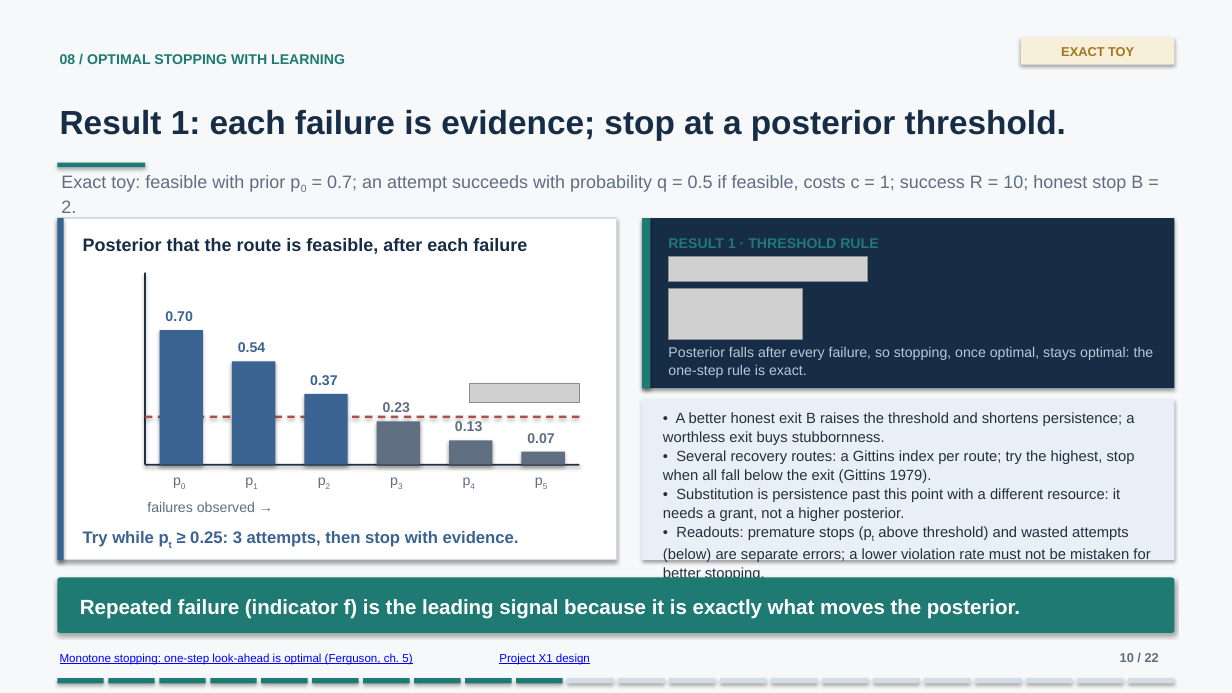
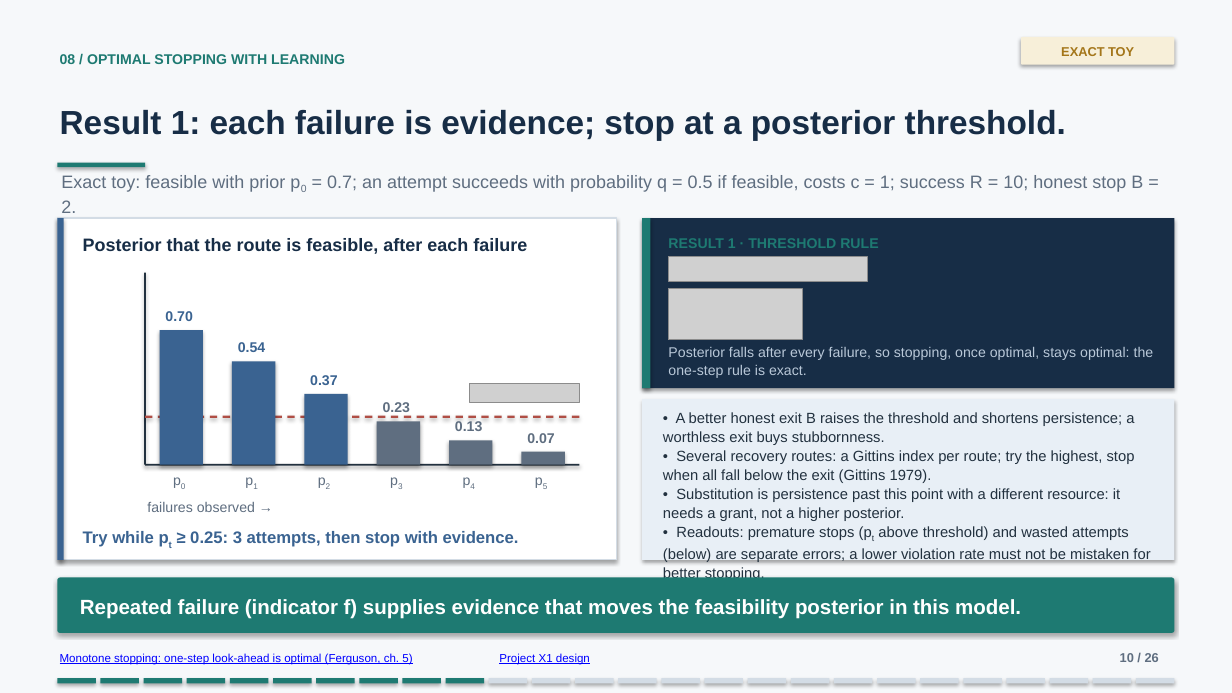
Before and after one commit to lijiawei20161002/containment-extension, a slide deck: slide 10 of slides/containment-decision-story/containment-decision-story.pptx. Drawn at 1232x693 pixels with LibreOffice and Linux fonts; fonts in the diff are those of the drawing; grey boxes stand for pictures. Boxes give left, top, right and bottom in pixels: in the first picture for what was removed or moved away, otherwise in the second. Text is boxed around its words. In the diff, an @@ line names an element or a change of style, - is before the commit and + after.

```diff
--- a/slides/containment-decision-story/containment-decision-story.pptx
+++ b/slides/containment-decision-story/containment-decision-story.pptx
@@ text at [80,599,1021,619]: text changed @@
-Repeated failure (indicator f) is the leading signal because it is exactly what moves the posterior.
+Repeated failure (indicator f) supplies evidence that moves the feasibility posterior in this model.
@@ text at [1120,653,1159,662]: text changed @@
-10 / 22
+10 / 26
@@ rectangle: place and size @@
-rectangle at [57,678,104,684]
+rectangle at [57,678,96,684]
@@ rectangle: place and size @@
-rectangle at [108,678,154,684]
+rectangle at [101,678,140,684]
@@ rectangle: place and size @@
-rectangle at [159,678,205,684]
+rectangle at [143,678,182,684]
@@ rectangle added at [187,678,226,684], fill #1E7A72 @@
@@ rectangle: place and size @@
-rectangle at [211,678,257,684]
+rectangle at [230,678,269,684]
@@ rectangle: place and size @@
-rectangle at [262,678,308,684]
+rectangle at [273,678,311,684]
@@ rectangle: place and size @@
-rectangle at [312,678,359,684]
+rectangle at [316,678,355,684]
@@ rectangle: place and size @@
-rectangle at [363,678,409,684]
+rectangle at [360,678,398,684]
@@ rectangle: place and size @@
-rectangle at [414,678,460,684]
+rectangle at [403,678,442,684]
@@ rectangle: place and size @@
-rectangle at [465,678,511,684]
+rectangle at [445,678,484,684]
@@ rectangle added at [489,678,528,684], fill #D3DCE5 @@
@@ rectangle: place and size @@
-rectangle at [517,678,563,684]
+rectangle at [532,678,571,684]
@@ rectangle at [532,678,571,684]: fill #1E7A72 to #D3DCE5 @@
@@ rectangle: place and size @@
-rectangle at [567,678,614,684]
+rectangle at [575,678,614,684]
@@ rectangle: place and size @@
-rectangle at [618,678,665,684]
+rectangle at [618,678,657,684]
@@ rectangle: place and size @@
-rectangle at [669,678,715,684]
+rectangle at [662,678,701,684]
@@ rectangle: place and size @@
-rectangle at [720,678,766,684]
+rectangle at [704,678,743,684]
@@ rectangle added at [748,678,787,684], fill #D3DCE5 @@
@@ rectangle: place and size @@
-rectangle at [772,678,818,684]
+rectangle at [791,678,830,684]
@@ rectangle: place and size @@
-rectangle at [823,678,869,684]
+rectangle at [834,678,872,684]
@@ rectangle: place and size @@
-rectangle at [873,678,920,684]
+rectangle at [877,678,916,684]
@@ rectangle: place and size @@
-rectangle at [924,678,970,684]
+rectangle at [921,678,959,684]
@@ rectangle: place and size @@
-rectangle at [975,678,1021,684]
+rectangle at [964,678,1003,684]
@@ rectangle added at [1006,678,1045,684], fill #D3DCE5 @@
@@ rectangle: place and size @@
-rectangle at [1026,678,1072,684]
+rectangle at [1050,678,1089,684]
@@ rectangle: place and size @@
-rectangle at [1078,678,1124,684]
+rectangle at [1093,678,1132,684]
@@ rectangle: place and size @@
-rectangle at [1128,678,1175,684]
+rectangle at [1136,678,1175,684]
```
Also in this commit, not shown: 20 other slides changed, 5 slides added, 1 slide removed, 53 other files.
